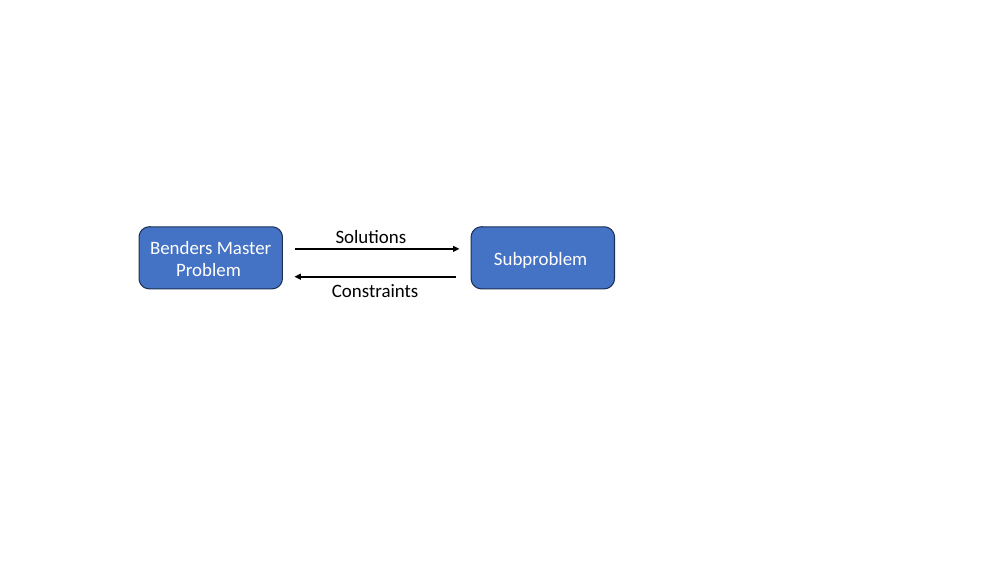
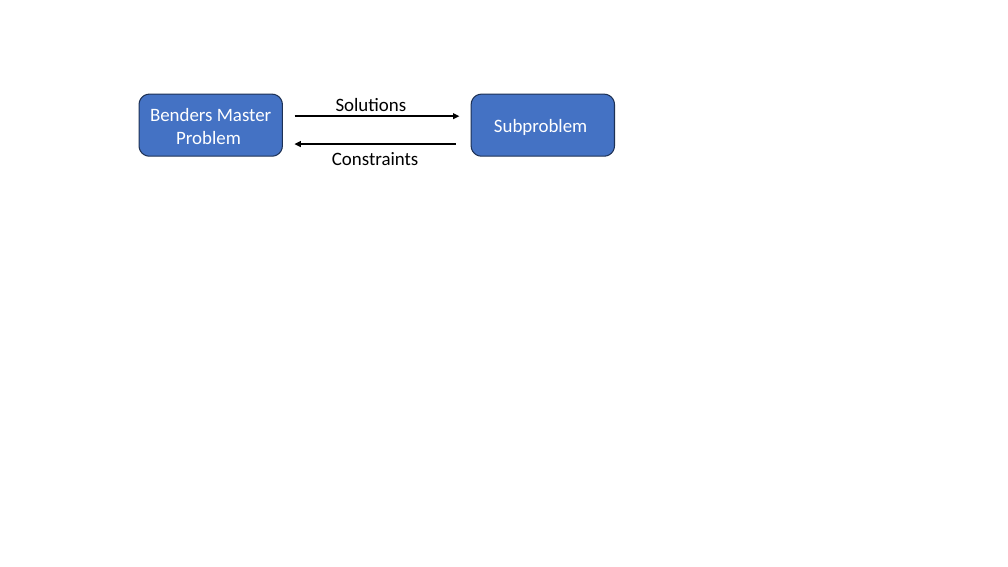
Before and after one commit to Dis-count/HKUST_TOPIC, a slide deck: slide 4 of Dissertation/Beamer/test.pptx. Drawn at 1008x567 pixels with LibreOffice and Linux fonts; fonts in the diff are those of the drawing. Boxes give left, top, right and bottom in pixels: in the first picture for what was removed or moved away, otherwise in the second. Text is boxed around its words. In the diff, an @@ line names an element or a change of style, - is before the commit and + after.

```diff
--- a/Dissertation/Beamer/test.pptx
+++ b/Dissertation/Beamer/test.pptx
@@ 2 arrows, 1 text moved together from (x1=295, y1=230, x2=460, y2=277) to (x1=295, y1=98, x2=460, y2=144) @@
@@ 2 rounded rectangles, 1 text moved together from (x1=139, y1=227, x2=615, y2=297) to (x1=139, y1=95, x2=615, y2=165) @@
```
Also in this commit, not shown: 1 slide added, 19 other files.
